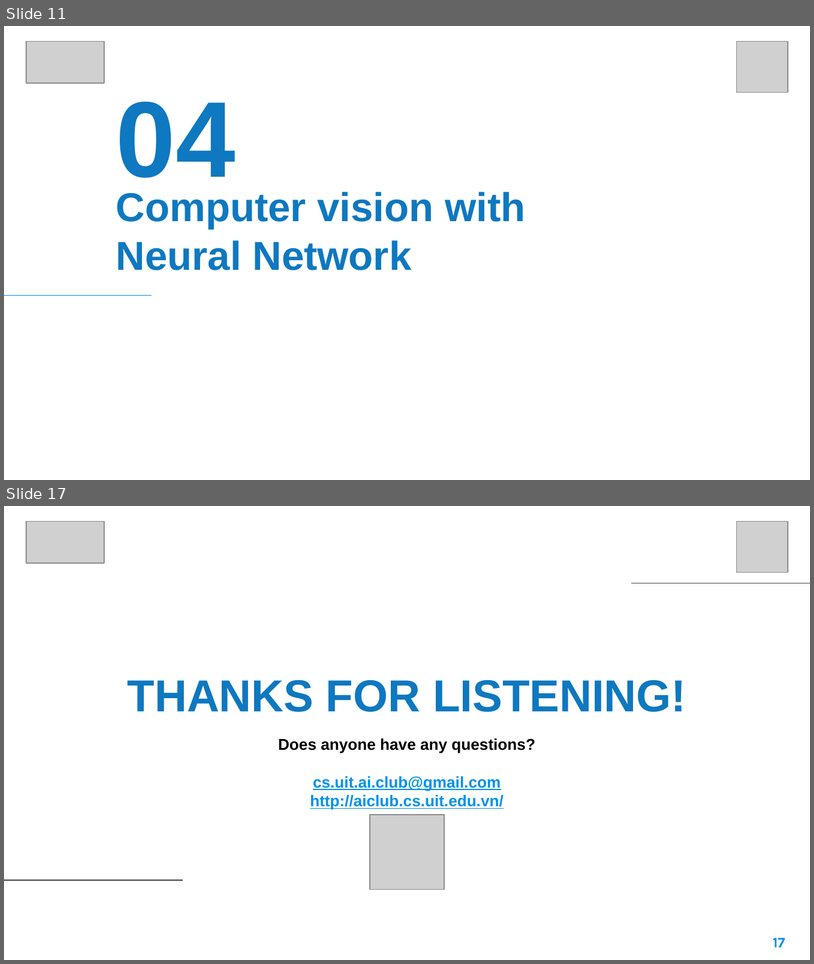
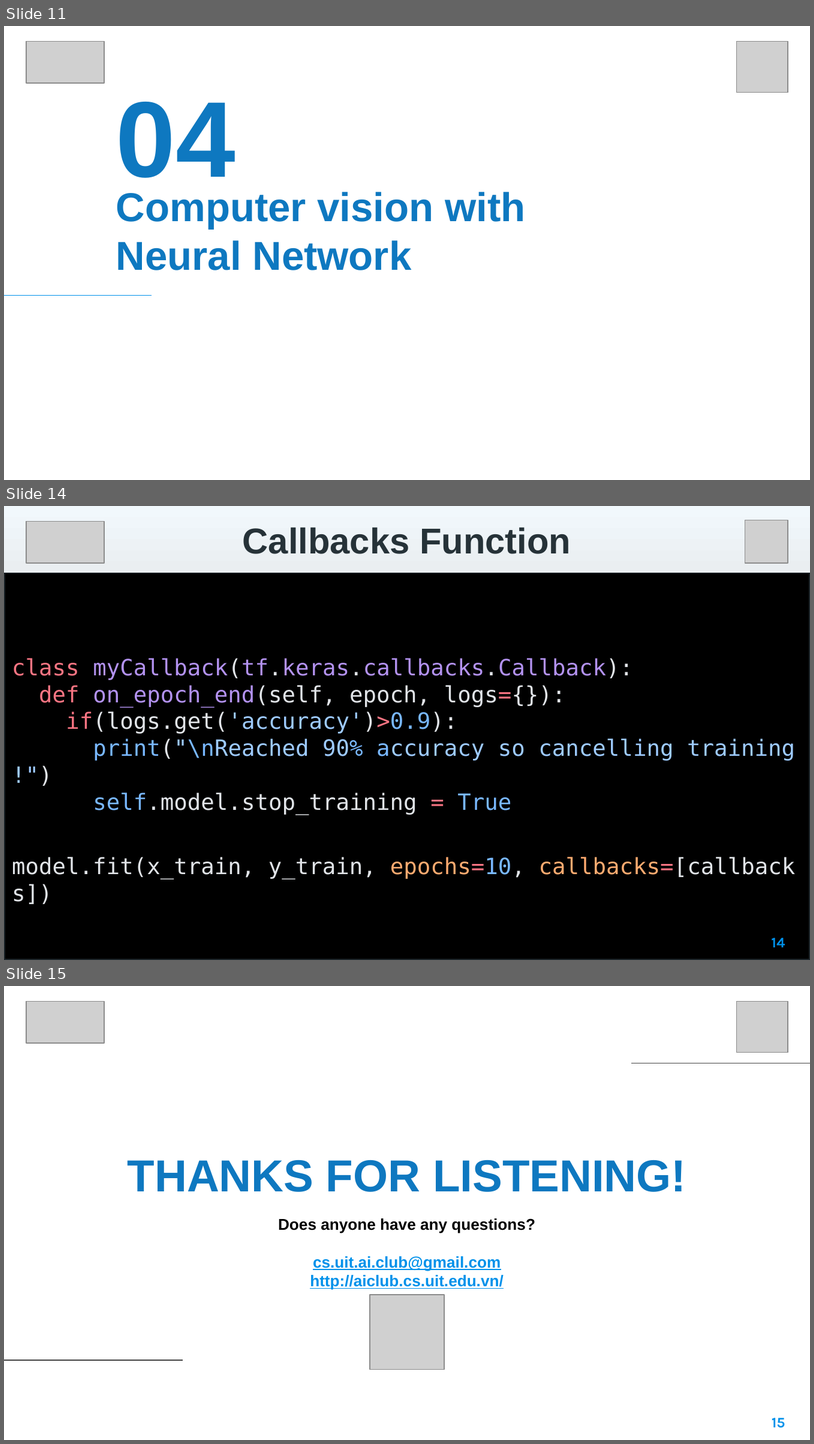
Before and after one commit to VinhDevNguyen/Tensorflow_Seminar, a slide deck: 1_Introduction_To_TF/Week_2/Slide/An_Introduction_to_computer_vision.pptx. Shown one above the other, each under a label of ours: slides 11 and 17 before the commit, slides 11, 14 and 15 after it; the slides between them are not shown. The pictures are 814x964 and 814x1444 pixels, drawn with LibreOffice and Linux fonts; fonts in the diff are those of the drawing; grey boxes stand for pictures; background and template pictures are left out. Boxes give left, top, right and bottom in pixels: in the first picture for what was removed or moved away, otherwise in the second. Text is boxed around its words. In the diff, an @@ line names an element or a change of style, - is before the commit and + after.

```diff
--- a/1_Introduction_To_TF/Week_2/Slide/An_Introduction_to_computer_vision.pptx
+++ b/1_Introduction_To_TF/Week_2/Slide/An_Introduction_to_computer_vision.pptx
@@ slide 14 added at box(4, 506, 810, 960), background picture (left out) @@
@@ rectangle added at box(4, 506, 810, 572), fill gradient #EBEFF2 to #F3F8FB, 32 pt, text #263238, bold @@
+Callbacks Function
@@ picture added at box(27, 522, 105, 563) @@
@@ picture added at box(745, 520, 788, 563) @@
@@ rectangle added at box(4, 572, 810, 959), fill #000000, outline #1C2529 2 pt, 20 pt, text #E1E4E8 @@
+class myCallback(tf.keras.callbacks.Callback):
+def on_epoch_end(self, epoch, logs={}):
+if(logs.get('accuracy')>0.9):
+print("\nReached 90% accuracy so cancelling training!")
+self.model.stop_training = True
+model.fit(x_train, y_train, epochs=10, callbacks=[callbacks])
@@ page number added at box(771, 937, 785, 947), 13 pt, text #0091EA, bold @@
+14
@@ what was slide 17 is now slide 15 @@
@@ page number at box(772, 1417, 786, 1428): text changed @@
-17
+15
```
Also in this commit, not shown: 2 slides changed, 1 other slide added, 4 slides removed.
